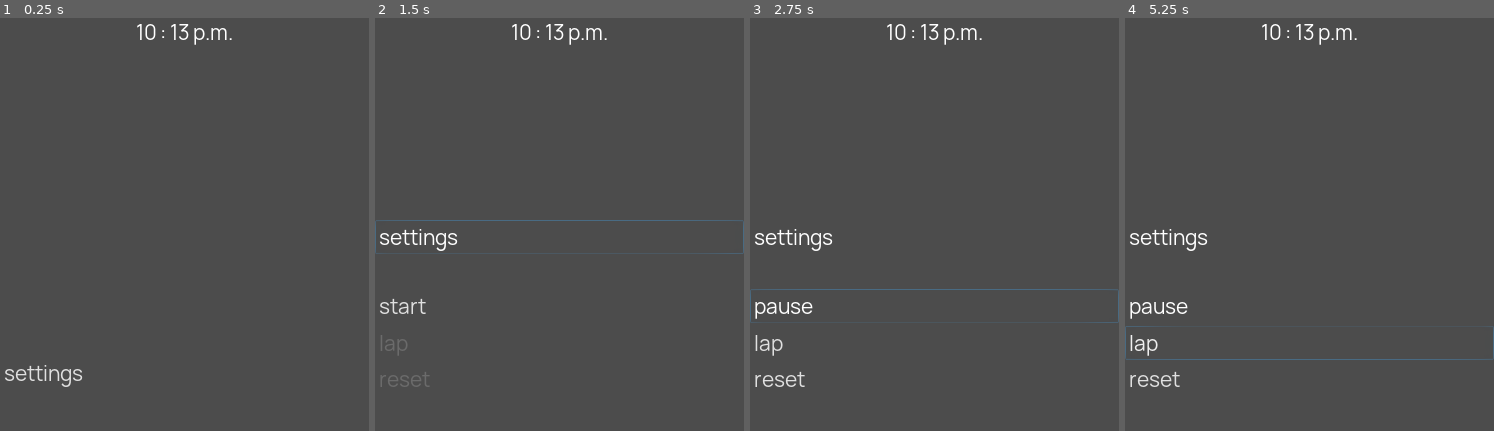
Above: before the commit, frames 1-4 (left to right).
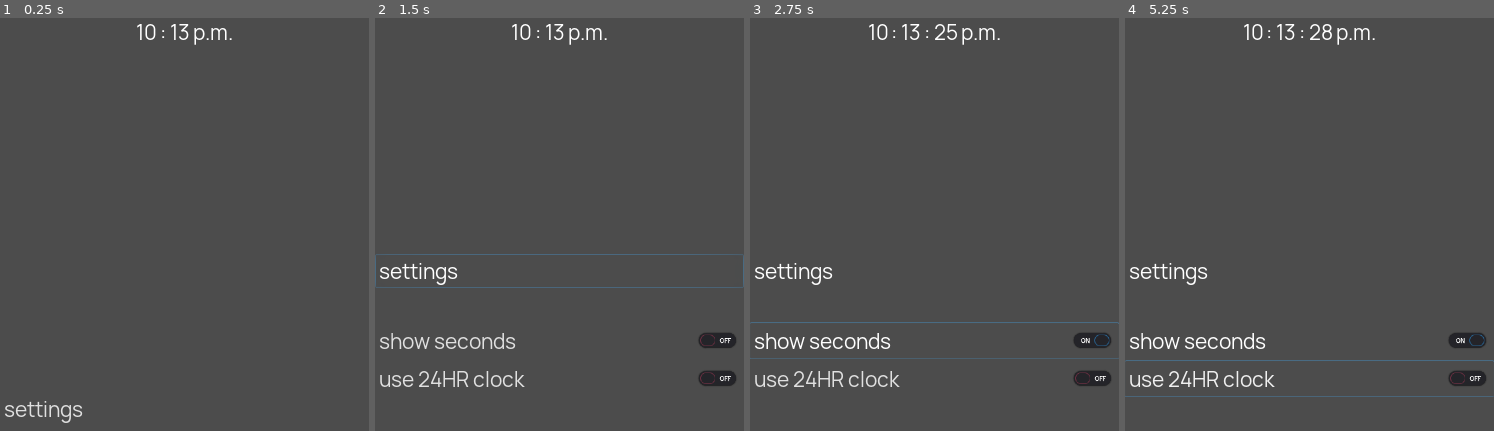
Above: after the commit, the same moments.

Repository: mrwm/clock
Game: Godot game, scene res://Main.tscn
The game is run twice, just before and just after one commit, with the same random seed, the same clock (stepped at 60 frames per second) and the same inputs.
Inputs (mouse positions are in pixels of both pictures, inside the frame that each line leads up to):
- Up to frame 1 (0.25 s): no input
- Up to frame 2 (1.5 s): tap Enter at 0.5 s; move the mouse to (outside the picture) at 0.52 s; click (outside the picture) at 0.67 s; click "settings" at 1.25 s
- Up to frame 3 (2.75 s): click "start" (after the commit: "show seconds") at 2 s
- Up to frame 4 (5.25 s): click "lap" (after the commit: "use 24HR clock") at 2.75 s; click "pause" (after the commit: "show seconds") at 3.5 s; click "resume" (after the commit: "show seconds") at 4.25 s; click "lap" (after the commit: "use 24HR clock") at 5 s

The runs differ from the first frame. In frame 1, 0.7% of the frame differs, in the area x 1-23%, y 84-99%; in frame 2, 3.5%; in frame 3, 4.1%; in frame 4, 4.2%, in the area x 0-100%, y 1-92%.

Commit message:
fix the menu change along with scene change

Diff:
--- a/Main.gd
+++ b/Main.gd
@@ -72,15 +72,15 @@
     pass
   if (Variables.swipeDirection == Variables.SwipeDirection.LEFT):
     Variables.currentScene = Variables.CurrentSceneIs.STOPWATCH
-    clockScene.visible = false
-    stopwatchScene.visible = true
+    $Clock.visible = false
+    $Stopwatch.visible = true
     Variables.switchScene = true
     print("left")
     pass
   if (Variables.swipeDirection == Variables.SwipeDirection.RIGHT):
     Variables.currentScene = Variables.CurrentSceneIs.CLOCK
-    clockScene.visible = true
-    stopwatchScene.visible = false
+    $Clock.visible = true
+    $Stopwatch.visible = false
     Variables.switchScene = true
     print("right")
     pass
--- a/Menu.gd
+++ b/Menu.gd
@@ -8,7 +8,6 @@
 var toggle3;
 
 var menuPostion = null
-var menuSize = null
 var menuHide = 0
 
 # Called when the node enters the scene tree for the first time.
@@ -90,13 +89,12 @@
 
   # Menu settings
   menuPostion = self.rect_position;
-  #settingsBtn.connect("toggled", self,"_on_SettingsBtn_toggled");
   # Hide the menu except for the settings button
-  menuSize = self.rect_size;
   for i in $MenuList.get_child_count():
-    menuHide += $MenuList.get_child(i).rect_size.y;
+    if ($MenuList.get_child(i).visible):
+      menuHide += $MenuList.get_child(i).rect_size.y;
     pass
-  menuHide = menuHide - ($MenuList.get_child(0).rect_size.y + $MenuList.get_child(0).rect_size.y);
+  menuHide = menuHide - $MenuList.get_child(0).rect_size.y;
   pass # Replace with function body.
 
 
@@ -106,10 +104,10 @@
 # -[x] Make the menu slide up when a slide-up gesture is detected
 # -[x] Make the menu entries via code, instead of manual
 # -[x] Transfer loading menu from within different scene to the main scene
-# -[ ] Load different parts of the menu depending on the current scene
+# -[x] Change menu list item order after deleting and readding them
+# -[x] Load different parts of the menu depending on the current scene
 # -[ ] Fix menu text after transitions
 # -[ ] Change menu from settings to bottom bar
-# -[ ] Change menu list item order after deleting and readding them
 #
 
 var t1 = 0.0
@@ -134,43 +132,39 @@
     settingsBtn.pressed = false
 
   if (Variables.switchScene):
+    Variables.switchScene = false
     _update_btn_text(Variables.currentScene)
-    Variables.switchScene = false
-    pass
 
 # Update button text on current scene
 func _update_btn_text(scene):
-
-  if (Variables.currentScene == Variables.CurrentSceneIs.ALARM):
+  toggle1.queue_free()
+  toggle2.queue_free()
+  toggle3.queue_free()
+
+  if (scene == Variables.CurrentSceneIs.ALARM):
     print("alarm")
 
-  elif (Variables.currentScene == Variables.CurrentSceneIs.CLOCK):
-    toggle1.queue_free()
+  elif (scene == Variables.CurrentSceneIs.CLOCK):
     toggle1 = CheckButton.new()
     toggle1.name = "SecondToggle";
     toggle1.text = "show seconds";
-    toggle2.queue_free()
     toggle2 = CheckButton.new()
     toggle2.name = "Use24Toggle";
     toggle2.text = "use 24HR clock";
-    toggle3.queue_free()
     toggle3 = CheckButton.new()
     toggle3.visible = false;
 
-  elif (Variables.currentScene == Variables.CurrentSceneIs.TIMER):
+  elif (scene == Variables.CurrentSceneIs.TIMER):
     print("timer")
 
-  elif (Variables.currentScene == Variables.CurrentSceneIs.STOPWATCH):
-    toggle1.queue_free()
+  elif (scene == Variables.CurrentSceneIs.STOPWATCH):
     toggle1 = Button.new()
     toggle1.name = "Start";
     toggle1.text = "start";
-    toggle2.queue_free()
     toggle2 = Button.new()
     toggle2.name = "Lap";
     toggle2.text = "lap";
     toggle2.disabled = true;
-    toggle3.queue_free()
     toggle3 = Button.new()
     toggle3.name = "Reset";
     toggle3.text = "reset";
@@ -200,6 +194,11 @@
   # warning-ignore:return_value_discarded
   toggle3.connect("toggled", self,"_on_ThirdToggle_toggled");
   menuList.add_child(toggle3);
+
+  # move the buttons to position
+  menuList.move_child(toggle1, 2);
+  menuList.move_child(toggle2, 3);
+  menuList.move_child(toggle3, 4);
   pass
 
 # Settings button
--- a/Stopwatch.gd
+++ b/Stopwatch.gd
@@ -25,8 +25,6 @@
   lapContainer.rect_position.y = rect_size.y - (rect_size.y / 2.15)
 
   _prepareTimer()
-
-  Variables.currentScene = Variables.CurrentSceneIs.STOPWATCH
 
   hourLabel.rect_min_size = Vector2(120,0);
   minuteLabel.rect_min_size = Vector2(120,0);
